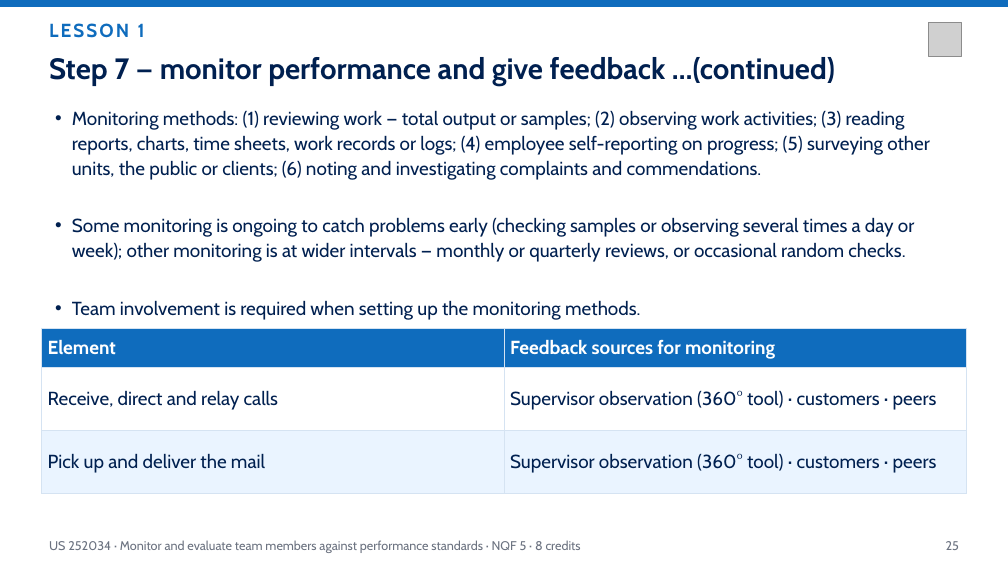
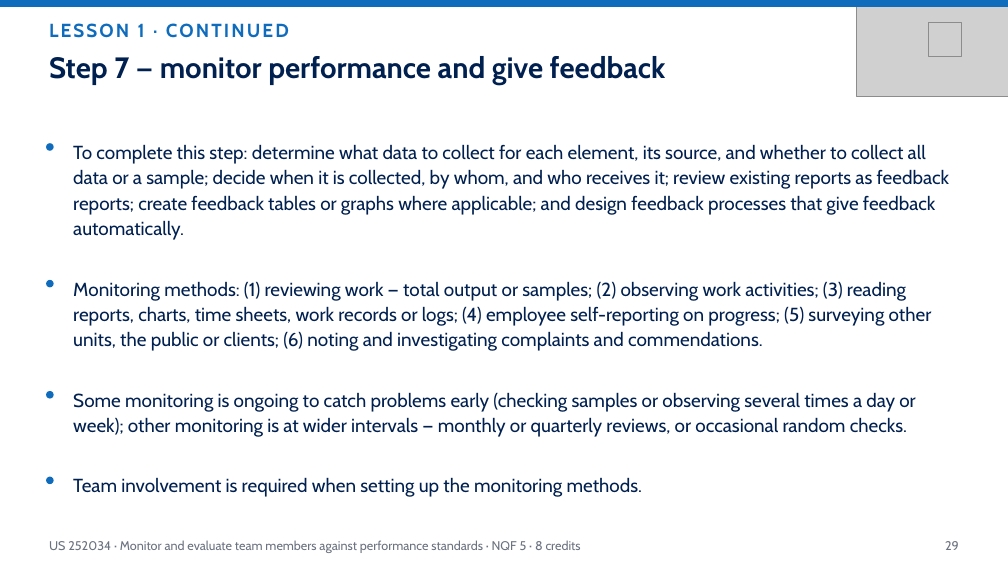
Before and after one commit to andrekyle/ITsystemsupport, a slide deck: slide 29 of public/downloads/US-252034-Monitor-Evaluate-Performance.pptx (slide 25 before the commit). Drawn at 1008x567 pixels with LibreOffice and Linux fonts; fonts in the diff are those of the drawing; grey boxes stand for pictures. Boxes give left, top, right and bottom in pixels: in the first picture for what was removed or moved away, otherwise in the second. Text is boxed around its words. In the diff, an @@ line names an element or a change of style, - is before the commit and + after.

Commit message:
Decks: measured title/card heights (no overlap or clipping), CONTINUED moved to eyebrow, icon-card bullets and corner watermarks

```diff
--- a/public/downloads/US-252034-Monitor-Evaluate-Performance.pptx
+++ b/public/downloads/US-252034-Monitor-Evaluate-Performance.pptx
@@ text at bbox=[49, 23, 289, 38]: text changed @@
-LESSON 1
+LESSON 1 · CONTINUED
@@ picture added at bbox=[857, 0, 1008, 96] @@
@@ text "Step 7 — monitor performance ..." at bbox=[49, 56, 666, 85]: vertical alignment middle to top @@
@@ text at bbox=[49, 56, 666, 85]: text changed @@
-Step 7 — monitor performance and give feedback …(continued)
+Step 7 — monitor performance and give feedback
@@ ellipse added at bbox=[46, 143, 54, 150], fill #0F6CBD @@
@@ text added at bbox=[73, 144, 949, 240], 18 pt, text #002050 @@
+To complete this step: determine what data to collect for each element, its source, and whether to collect all data or a sample; decide when it is collected, by whom, and who receives it; review existing reports as feedback reports; create feedback tables or graphs where applicable; and design feedback processes that give feedback automatically.
@@ ellipse added at bbox=[46, 280, 54, 287], fill #0F6CBD @@
@@ text "Monitoring methods: (1) reviewing work ...": place and size @@
-text "Monitoring methods: (1) reviewing work ..." at bbox=[72, 110, 930, 180]
+text "Monitoring methods: (1) reviewing work ..." at bbox=[73, 281, 932, 351]
@@ table removed at bbox=[42, 328, 967, 477], 3 rows, 2 columns @@
-Element | Feedback sources for monitoring
-Receive, direct and relay calls | Supervisor observation (360° tool) · customers · peers
-Pick up and deliver the mail | Supervisor observation (360° tool) · customers · peers
@@ text "Some monitoring is ongoing to ...": place and size @@
-text "Some monitoring is ongoing to ..." at bbox=[72, 217, 914, 262]
+text "Some monitoring is ongoing to ..." at bbox=[73, 392, 915, 437]
@@ ellipse added at bbox=[46, 391, 54, 399], fill #0F6CBD @@
@@ ellipse added at bbox=[46, 476, 54, 484], fill #0F6CBD @@
@@ bullet • to none in 3 elements at bbox=[73, 281, 932, 351], bbox=[73, 392, 915, 437], bbox=[73, 477, 642, 497] @@
@@ text "Team involvement is required when ...": place and size @@
-text "Team involvement is required when ..." at bbox=[72, 300, 640, 320]
+text "Team involvement is required when ..." at bbox=[73, 477, 642, 497]
@@ text at bbox=[945, 541, 959, 550]: text changed @@
-25
+29
```
Also in this commit, not shown: 46 other slides changed, 4 slides added, 3 other files.
